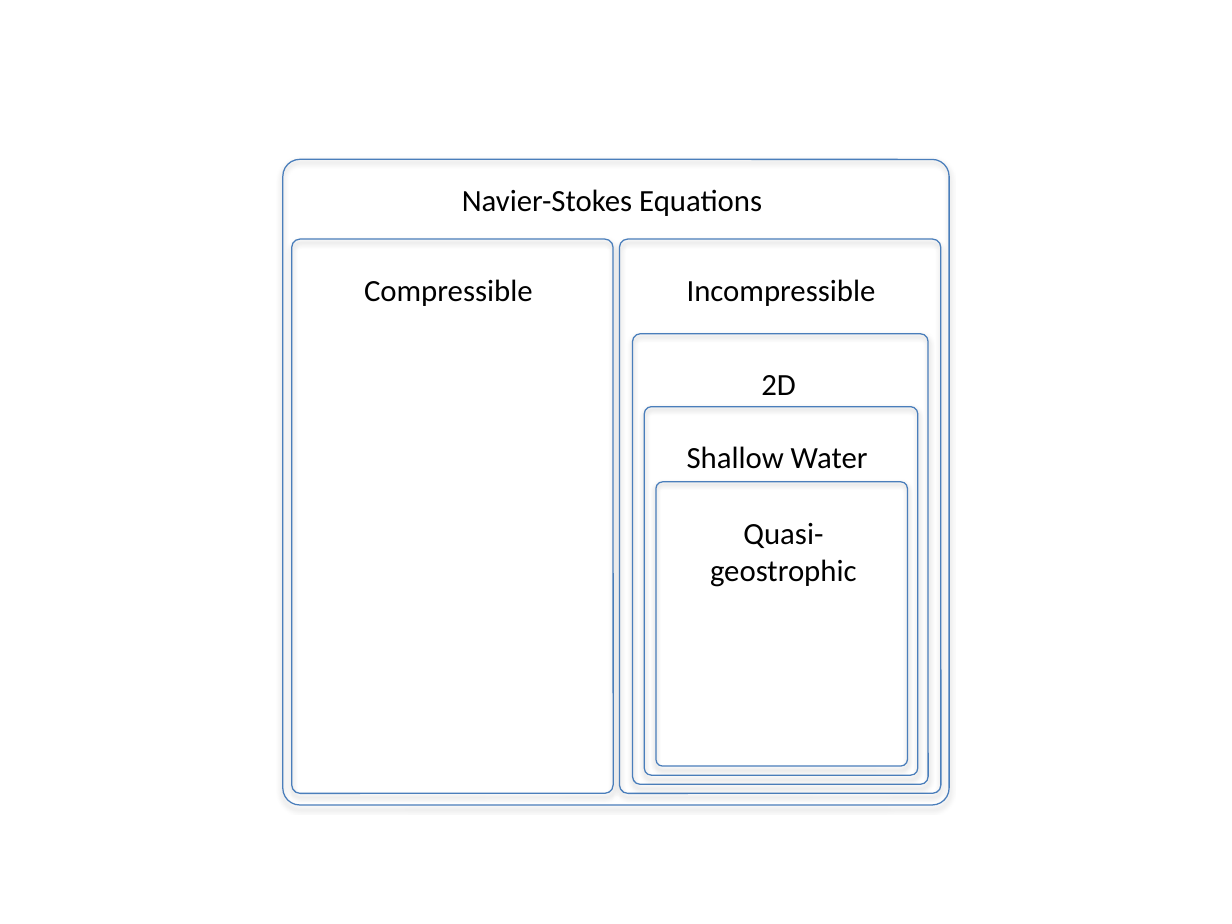
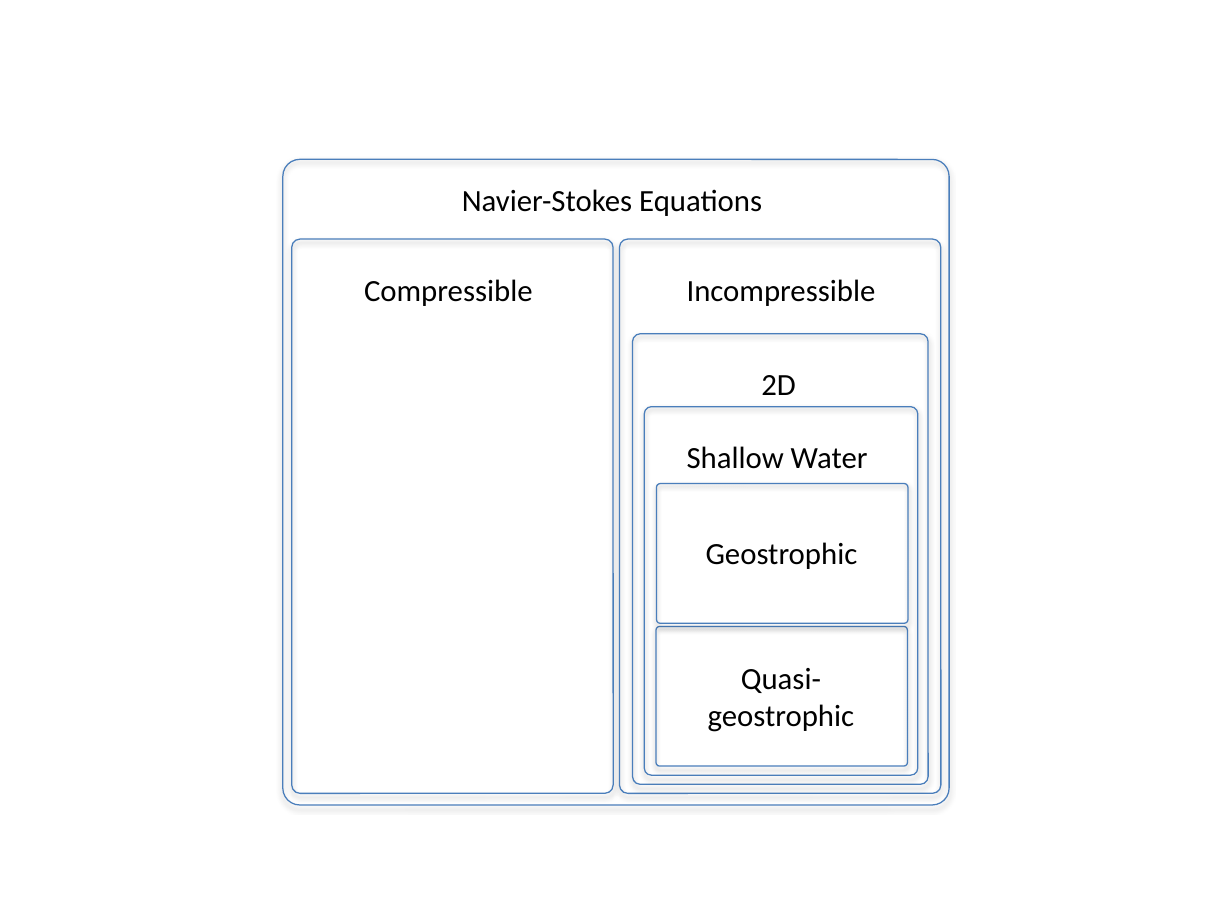
Before and after one commit to jrhawley/usra-fluids, a slide deck: slide 2 of USRA Presentation/img/drawings.pptx. Drawn at 1232x924 pixels with LibreOffice and Linux fonts; fonts in the diff are those of the drawing. Boxes give left, top, right and bottom in pixels: in the first picture for what was removed or moved away, otherwise in the second. Text is boxed around its words. In the diff, an @@ line names an element or a change of style, - is before the commit and + after.

```diff
--- a/USRA Presentation/img/drawings.pptx
+++ b/USRA Presentation/img/drawings.pptx
@@ rounded rectangle added at (657, 484, 908, 623), outline #4B7EBC 0.75 pt @@
@@ text added at (706, 542, 858, 569), 18 pt, text #000000 @@
+Geostrophic
@@ rounded rectangle: place and size @@
-rounded rectangle at (655, 482, 907, 766)
+rounded rectangle at (655, 626, 907, 765)
@@ text "Quasi-geostrophic": place and size @@
-text "Quasi-geostrophic" at (710, 523, 857, 587)
+text "Quasi-geostrophic" at (708, 668, 855, 732)
```
Also in this commit, not shown: 3 other files.
